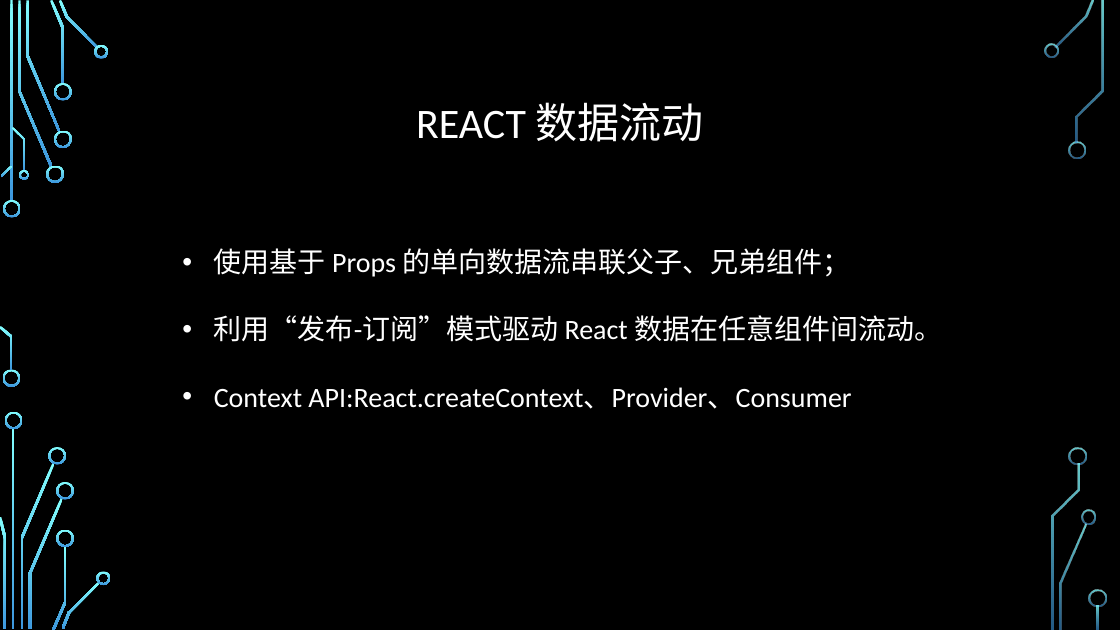
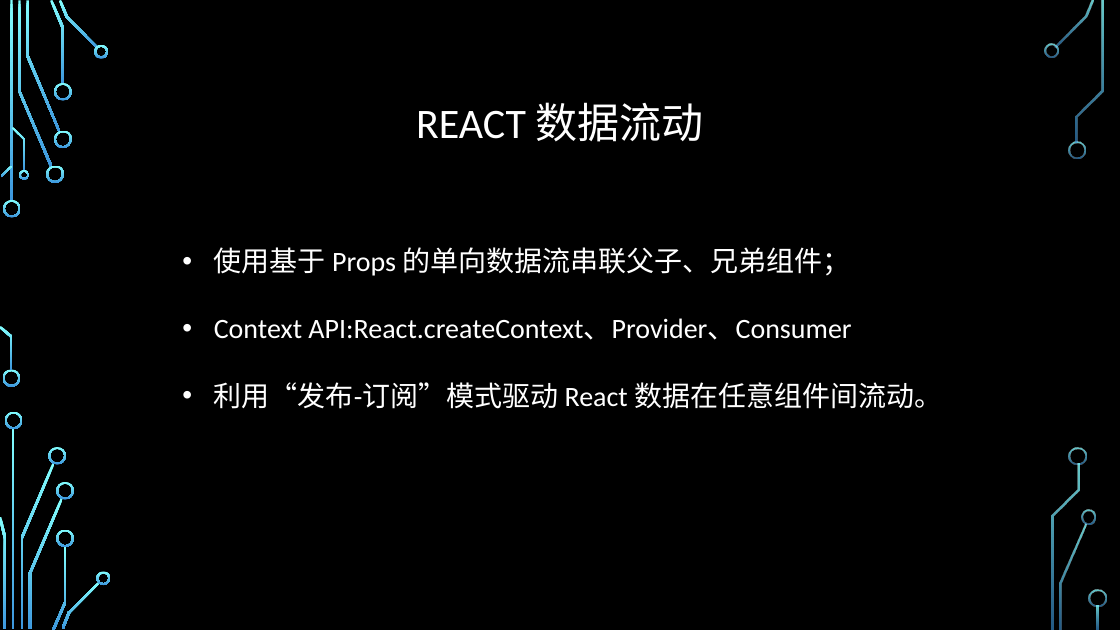
Before and after one commit to jiangyanghe/lagou-lesson, a slide deck: slide 12 of REACT/assets/react 分享.pptx. Drawn at 1120x630 pixels with LibreOffice and Linux fonts; fonts in the diff are those of the drawing; background and template pictures are left out. Boxes give left, top, right and bottom in pixels: in the first picture for what was removed or moved away, otherwise in the second. Text is boxed around its words. In the diff, an @@ line names an element or a change of style, - is before the commit and + after.

Commit message:
feat()1

```diff
--- a/REACT/assets/react 分享.pptx
+++ b/REACT/assets/react 分享.pptx
@@ text at (x1=214, y1=318, x2=851, y2=340): paragraph added @@
+• Context API:React.createContext、Provider、Consumer
@@ text at (x1=214, y1=387, x2=851, y2=409): paragraph removed @@
-• Context API:React.createContext、Provider、Consumer
```
Also in this commit, not shown: 1 slide added.
